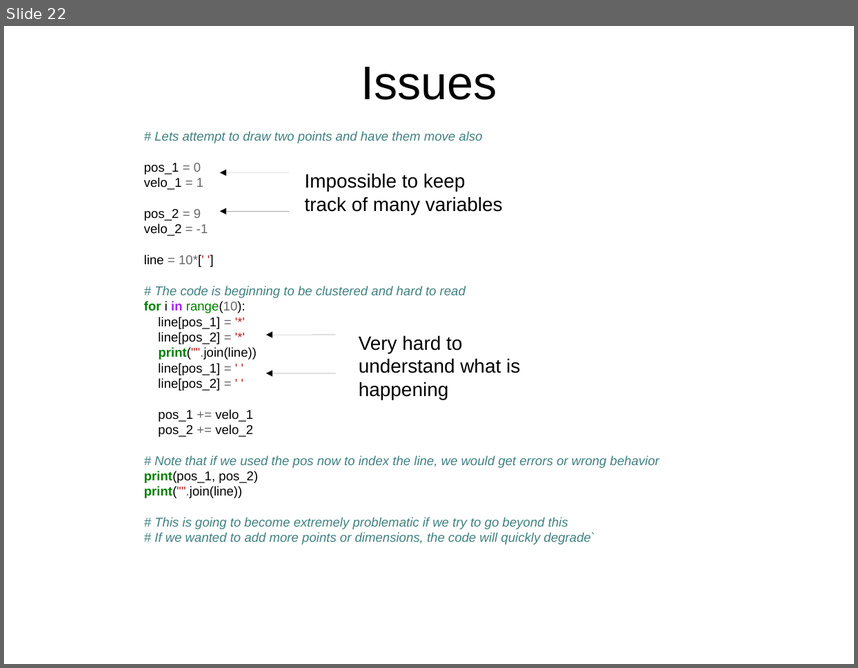
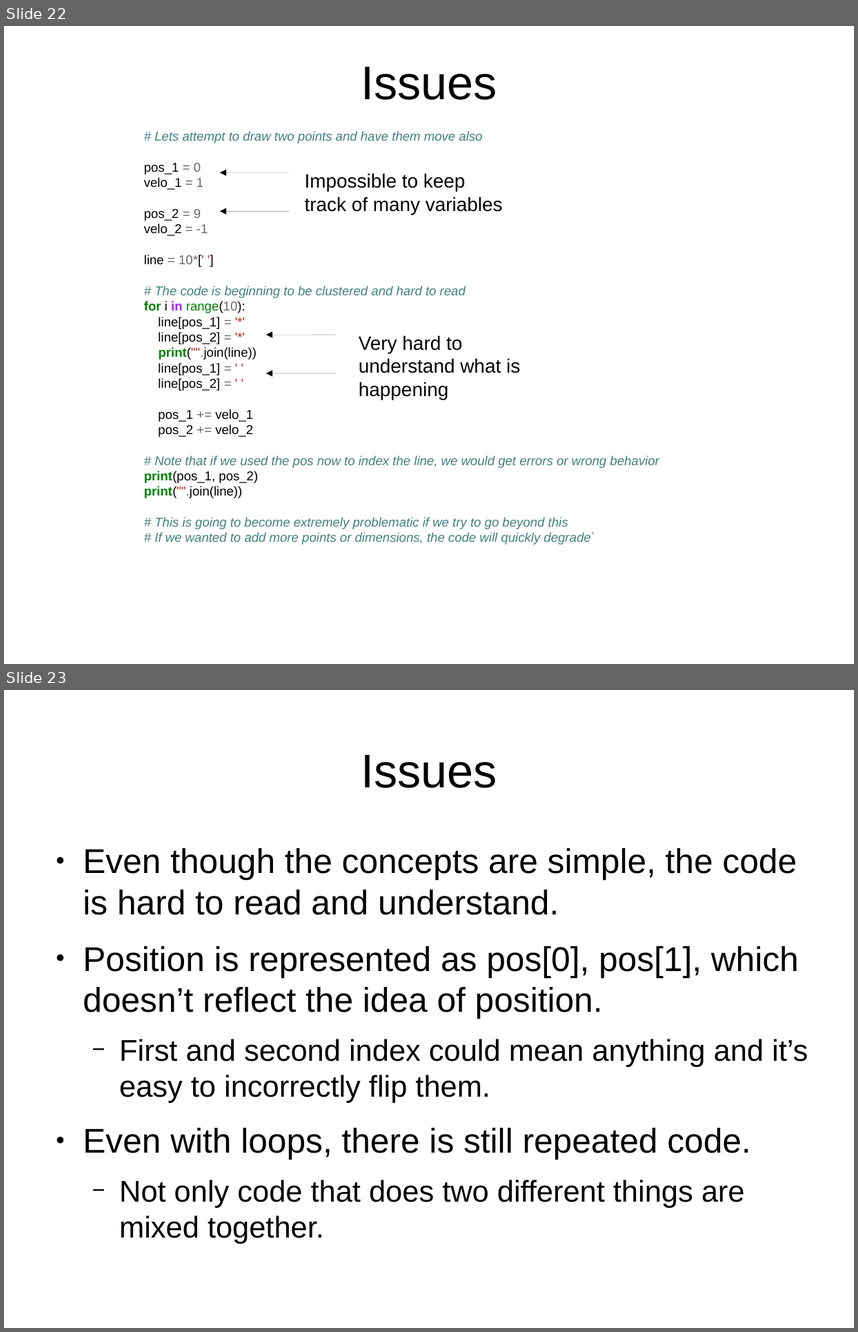
Before and after one commit to f0lie/basic_python_workshop, a slide deck: powerpoint.odp. Shown one above the other, each under a label of ours: slide 22 before the commit, slides 22 and 23 after it. The pictures are 858x668 and 858x1332 pixels, drawn with LibreOffice and Linux fonts; fonts in the diff are those of the drawing. Boxes give left, top, right and bottom in pixels: in the first picture for what was removed or moved away, otherwise in the second. Text is boxed around its words. In the diff, an @@ line names an element or a change of style, - is before the commit and + after.

```diff
--- a/powerpoint.odp
+++ b/powerpoint.odp
@@ slide 23 added at (x1=4, y1=690, x2=854, y2=1328), background #FFFFFF @@
@@ title added at (x1=361, y1=755, x2=497, y2=788), 44 pt, text #000000 @@
+Issues
@@ text added at (x1=83, y1=848, x2=808, y2=1208), 32 pt, text #000000 @@
+● Even though the concepts are simple, the code is hard to read and understand.
+● Position is represented as pos[0], pos[1], which doesn’t reflect the idea of position.
+  − First and second index could mean anything and it’s easy to incorrectly flip them.
+● Even with loops, there is still repeated code.
+  − Not only code that does two different things are mixed together.
```
Also in this commit, not shown: 1 slide changed, 4 other slides added, 1 slide removed, 1 other file.
